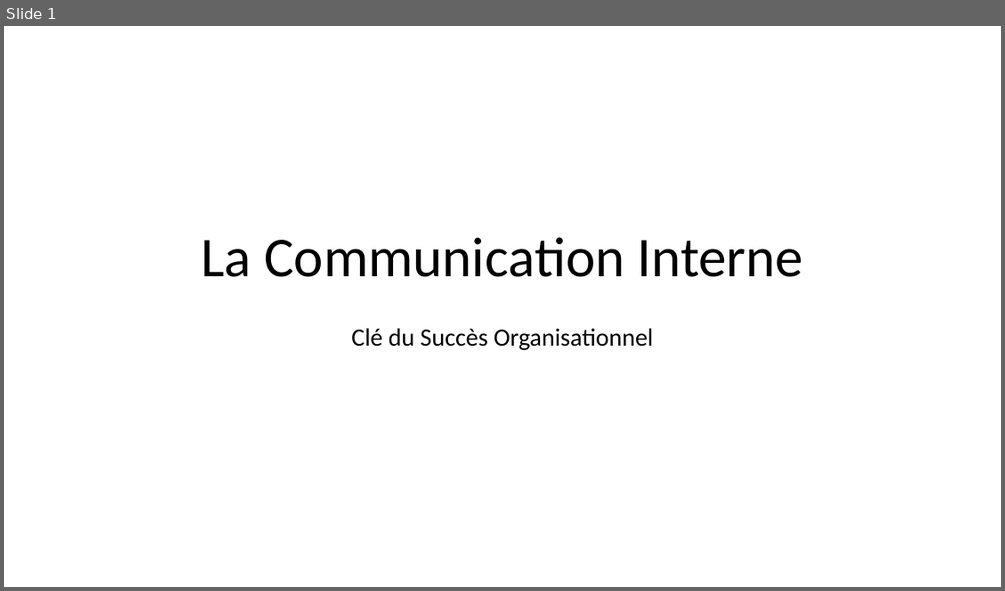
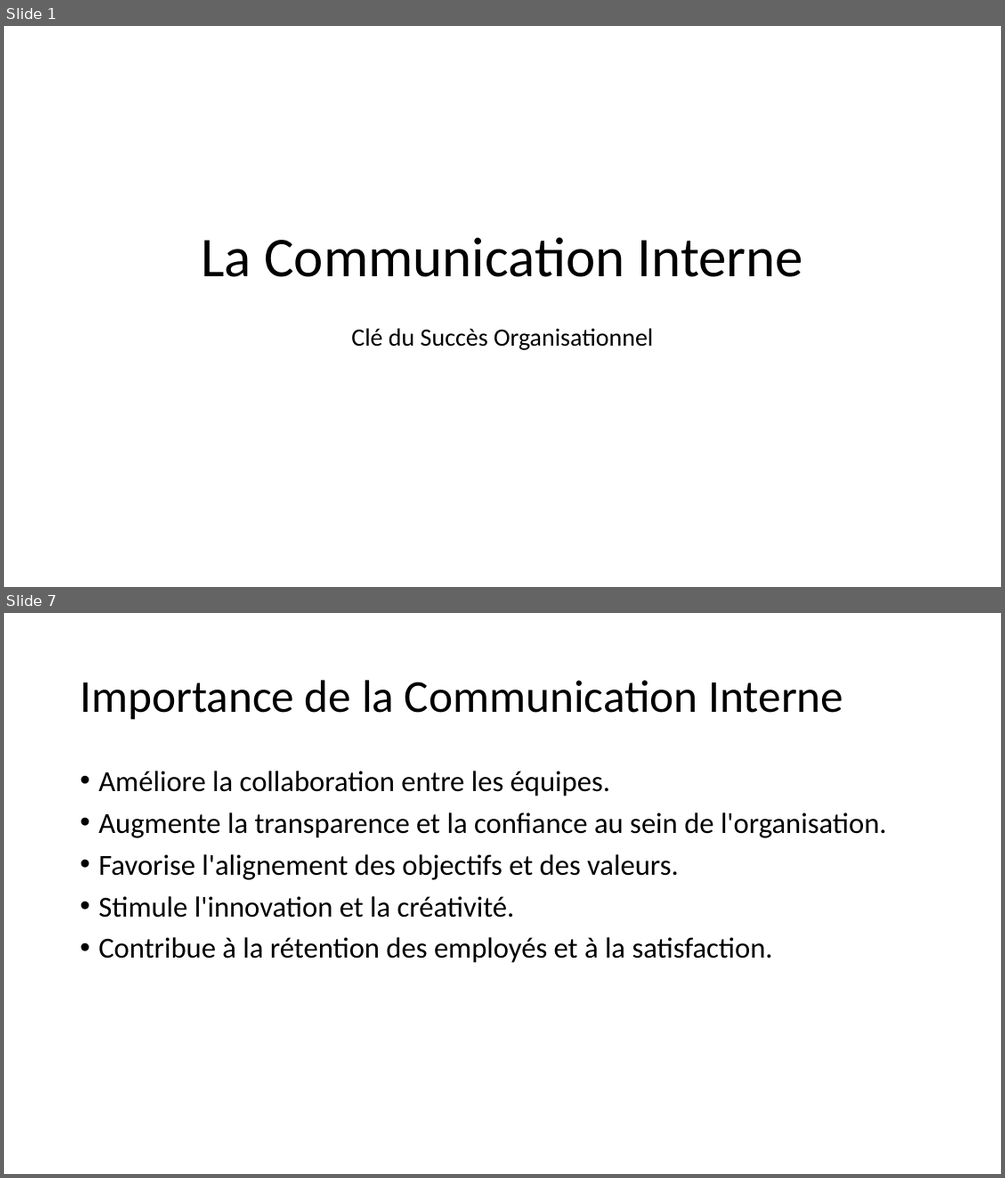
Before and after one commit to HlaimBTW/PPT-CommunicationInterne, a slide deck: Presentation.pptx. Shown one above the other, each under a label of ours: slide 1 before the commit, slides 1 and 7 after it; the slides between them are not shown. The pictures are 1005x591 and 1005x1178 pixels, drawn with LibreOffice and Linux fonts; fonts in the diff are those of the drawing. Boxes give left, top, right and bottom in pixels: in the first picture for what was removed or moved away, otherwise in the second. Text is boxed around its words. In the diff, an @@ line names an element or a change of style, - is before the commit and + after.

```diff
--- a/Presentation.pptx
+++ b/Presentation.pptx
@@ slide 7 added at <box>4,613,1001,1174</box>, background #FFFFFF @@
@@ title added at <box>80,680,844,720</box>, 44 pt, text #000000 @@
+Importance de la Communication Interne
@@ text added at <box>98,771,887,963</box>, 28 pt, text #000000 @@
+• Améliore la collaboration entre les équipes.
+• Augmente la transparence et la confiance au sein de l'organisation.
+• Favorise l'alignement des objectifs et des valeurs.
+• Stimule l'innovation et la créativité.
+• Contribue à la rétention des employés et à la satisfaction.
```
Also in this commit, not shown: 7 other slides added, 1 slide removed.
